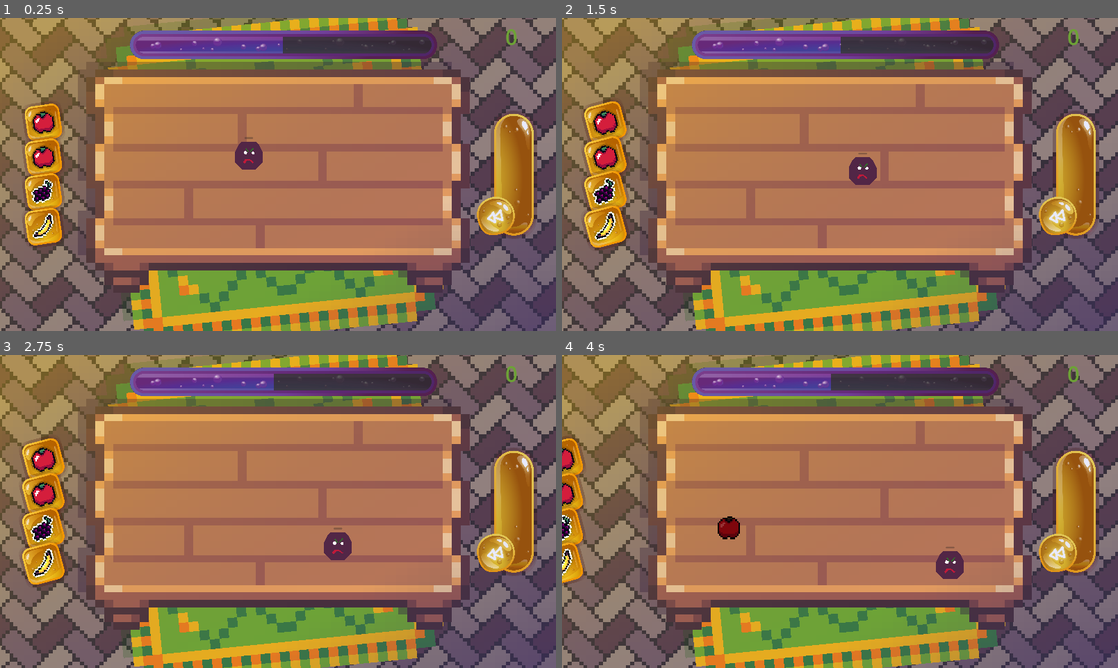
Above: before the commit, frames 1-4 (two rows, left to right).
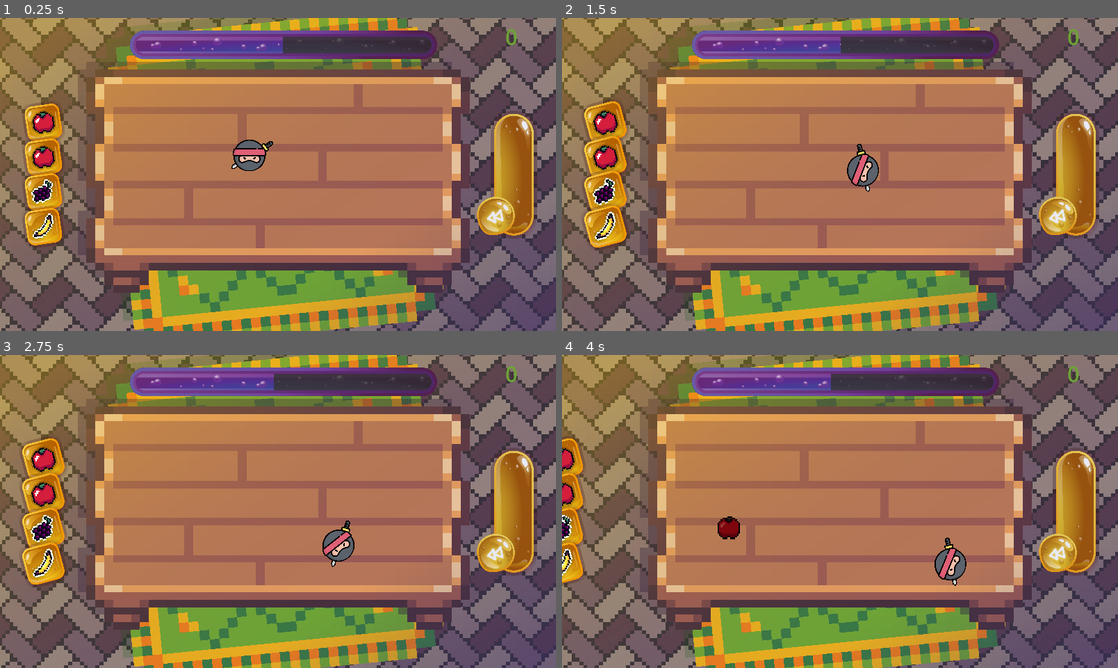
Above: after the commit, the same moments.

Repository: alexg-lviv/FruitTheNinja
Game: Godot game, scene res://src/GameField/MainScene.tscn
The game is run twice, just before and just after one commit, with the same random seed, the same clock (stepped at 60 frames per second) and the same inputs.
Inputs (mouse positions are in pixels of both pictures, inside the frame that each line leads up to):
- Up to frame 1 (0.25 s): no input
- Up to frame 2 (1.5 s): click (606, 121) at 0.52 s; click (606, 121) at 1.27 s
- Up to frame 3 (2.75 s): click (44, 458) at 2.02 s
- Up to frame 4 (4 s): move the mouse to (962, 495) at 2.77 s; press the mouse at (962, 495) at 2.78 s; move the mouse to (728, 527) at 3.52 s; release the mouse at (728, 527) at 3.53 s; tap 1 (projectile_1) at 3.6 s; click (728, 527) at 3.67 s

The runs differ from the first frame. In frame 1, 0.5% of the frame differs, in the area x 41-50%, y 38-49%; in frame 2, 0.5%; in frame 3, 0.5%; in frame 4, 0.5%.

Commit message:
add NINJA

Diff:
--- a/src/AiAgent/Player.gd
+++ b/src/AiAgent/Player.gd
@@ -32,11 +32,15 @@
 @export var dash_time = 0.12
 @export var dash_cooldown: float = 3.
 
+var prev_pos: Vector2 = Vector2.ZERO
+
+var curr_direction = Vector2.ZERO
+
 func _ready():
 	Progress.max_value = dash_cooldown
 
 func _process(delta):
-	if (DashCooldown.time_left - 1.) == 0.:
+	if (DashCooldown.time_left - 1.) <= 0.:
 		Progress.visible = false
 	else:
 		Progress.visible = true
@@ -44,6 +48,8 @@
 	if(handle_dash() && !is_stunned):
 		position += dash_direction * dash_speed * delta
 		position = clamp(position, enclosure_zone.position, enclosure_zone.position + enclosure_zone.size)
+		$Sprite2D.rotation = dash_direction.angle() + deg_to_rad(270)
+		curr_direction = dash_direction
 	elif (!is_stunned):
 		velocity = Vector2.ZERO
 		velocity += avoid_fruits_steering() * AVOID_MULTIPLIER
@@ -53,8 +59,9 @@
 			velocity = enclosure_steer_direction
 		velocity += wander_steering()
 		velocity = velocity.normalized() * delta * _speed
-
+#		$Sprite2D.rotation = velocity.angle() + deg_to_rad(270)
 		position += velocity
+		curr_direction = velocity
 
 
 func is_in_left(a: Vector2, b: Vector2, c: Vector2) -> bool:
@@ -153,6 +160,7 @@
 	can_dash = true
 
 func _on_dash_timer_timeout():
+	$Sprite2D.rotation = 0
 	in_dash = false
 	current_trail.stop()
 	current_trail = null
@@ -171,3 +179,10 @@
 
 func _on_stun_cooldown_timeout():
 	is_stunned = false
+
+
+func _on_timer_timeout():
+	tween = create_tween()
+	tween.set_ease(Tween.EASE_IN)
+	tween.tween_property($Sprite2D, "rotation", curr_direction.angle() + deg_to_rad(270), 0.5)
+	prev_pos = global_position
--- a/src/AiAgent/Player.tscn
+++ b/src/AiAgent/Player.tscn
@@ -1,8 +1,9 @@
-[gd_scene load_steps=9 format=3 uid="uid://meav3ml5vmta"]
+[gd_scene load_steps=10 format=3 uid="uid://meav3ml5vmta"]
 
 [ext_resource type="Script" path="res://src/AiAgent/Player.gd" id="1_hrqhq"]
 [ext_resource type="AudioStream" uid="uid://dn0bfw356wnjk" path="res://assets/sound/slash.mp3" id="2_ghg3e"]
 [ext_resource type="AudioStream" uid="uid://ivt3wq4v43hr" path="res://assets/sound/whoosh.mp3" id="3_wkvif"]
+[ext_resource type="Texture2D" uid="uid://clv8ai2yr3uh7" path="res://assets/ninja/ninja.png" id="4_hnvot"]
 
 [sub_resource type="CircleShape2D" id="CircleShape2D_r7qb6"]
 radius = 32.0
@@ -69,30 +70,6 @@
 [node name="CollisionShape2D" type="CollisionShape2D" parent="."]
 shape = SubResource("CircleShape2D_r7qb6")
 
-[node name="Polygon2D" type="Polygon2D" parent="."]
-color = Color(0.32549, 0.152941, 0.27451, 1)
-polygon = PackedVector2Array(0, -32, 0, -32, -16, -32, -24, -24, -32, -8, -32, 16, -24, 24, -16, 32, 16, 32, 24, 24, 32, 16, 32, -8, 24, -24, 16, -32)
-
-[node name="Polygon2D2" type="Polygon2D" parent="."]
-position = Vector2(19, 0)
-color = Color(0.2, 0.415686, 0.180392, 1)
-polygon = PackedVector2Array(-9, -18, -9, -18, -17, -9, -15, -7, -7, -16)
-
-[node name="Polygon2D3" type="Polygon2D" parent="."]
-position = Vector2(-17, 1)
-color = Color(0.2, 0.415686, 0.180392, 1)
-polygon = PackedVector2Array(11, -18, 17, -10, 15, -8, 9, -16)
-
-[node name="Polygon2D4" type="Polygon2D" parent="."]
-polygon = PackedVector2Array(-6, -10, -9, -11, -12, -7, -10, -3, -5, -3, -3, -7)
-
-[node name="Polygon2D5" type="Polygon2D" parent="."]
-polygon = PackedVector2Array(10, -9, 10, -9, 7, -8, 6, -5, 8, -3, 12, -3, 13, -7, 11, -9)
-
-[node name="Polygon2D6" type="Polygon2D" parent="."]
-color = Color(0.74902, 0.101961, 0.227451, 1)
-polygon = PackedVector2Array(-13, 15, -8, 8, 1, 8, 7, 12, 12, 16, 9, 18, 4, 13, 0, 11, -5, 13, -8, 17, -11, 19)
-
 [node name="EnclosureTimer" type="Timer" parent="."]
 wait_time = 0.5
 one_shot = true
@@ -132,8 +109,18 @@
 volume_db = -5.0
 pitch_scale = 1.5
 
+[node name="Sprite2D" type="Sprite2D" parent="."]
+scale = Vector2(0.1, 0.1)
+texture = ExtResource("4_hnvot")
+offset = Vector2(79.9999, -0.00012207)
+
+[node name="Timer" type="Timer" parent="."]
+wait_time = 0.5
+autostart = true
+
 [connection signal="area_entered" from="." to="." method="_on_area_entered"]
 [connection signal="timeout" from="EnclosureTimer" to="." method="_on_enclosure_timer_timeout"]
 [connection signal="timeout" from="DashTimer" to="." method="_on_dash_timer_timeout"]
 [connection signal="timeout" from="DashCooldown" to="." method="_on_dash_cooldown_timeout"]
 [connection signal="timeout" from="StunCooldown" to="." method="_on_stun_cooldown_timeout"]
+[connection signal="timeout" from="Timer" to="." method="_on_timer_timeout"]
Binary file added: assets/ninja/ninja.png
Not shown, added: assets/ninja/ninja.png.import
